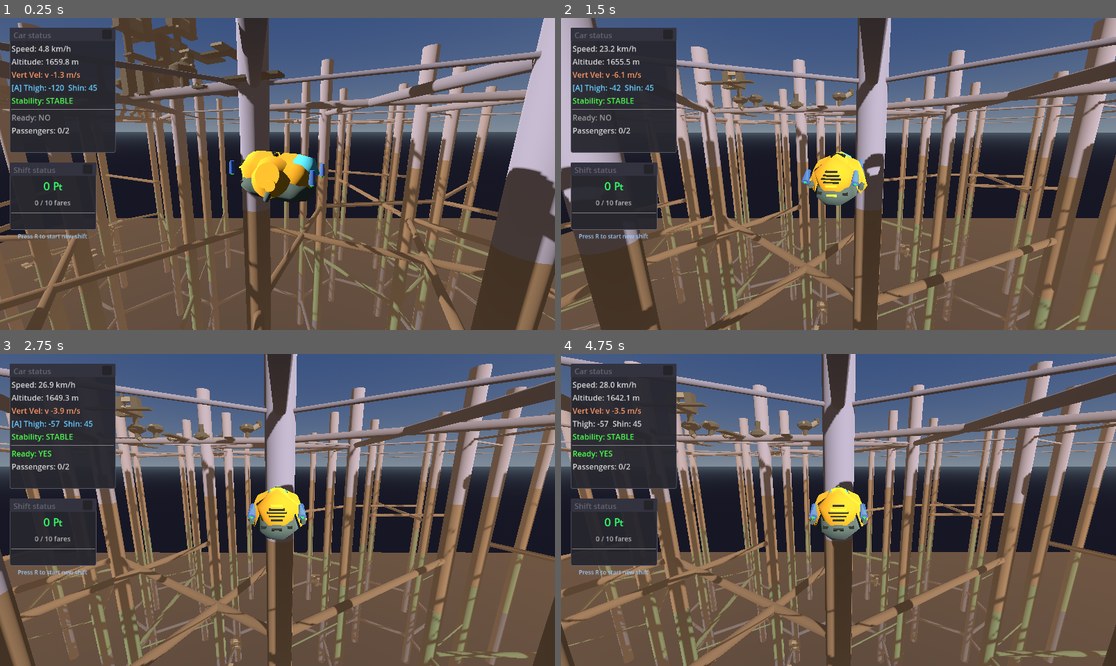
Above: before the commit, frames 1-4 (two rows, left to right).
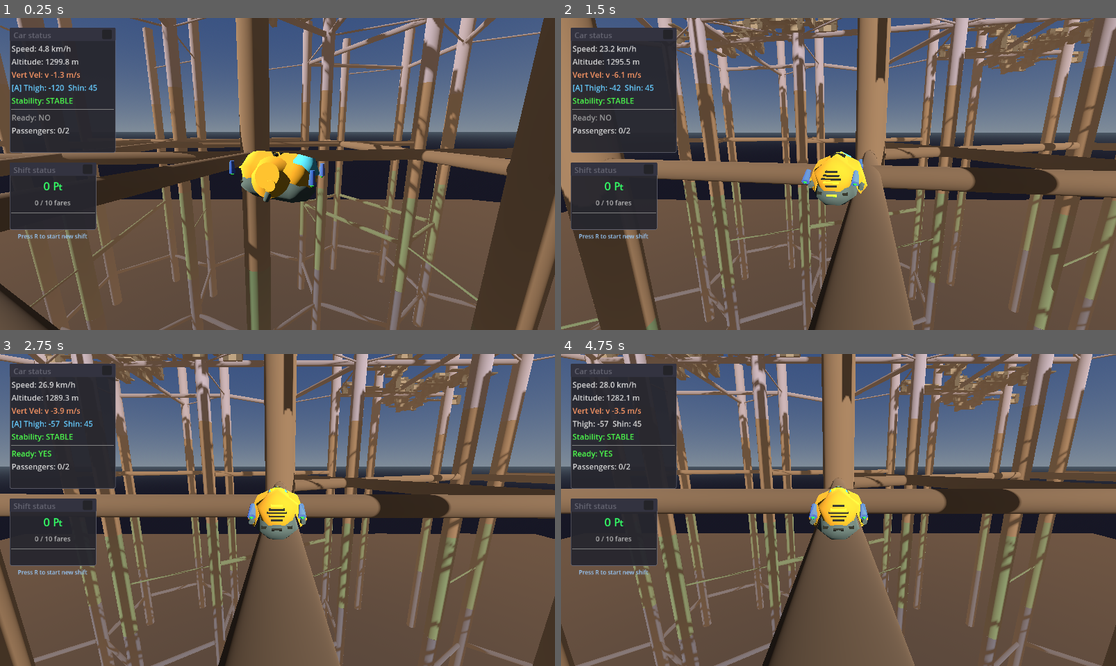
Above: after the commit, the same moments.

Repository: TaxiService/fcar
Game: Godot game, scene res://city/city_test.tscn
Same seed, same stepped clock (60 frames per second), same inputs: the game is played once before the commit and once after it.
Inputs (mouse positions are in pixels of both pictures, inside the frame that each line leads up to):
- Up to frame 1 (0.25 s): no input
- Up to frame 2 (1.5 s): tap R (toggle_ready_for_fares) at 0.5, 1.25 s; move the mouse to (866, 174) at 0.52 s; hold C (crouch) 0.53-1.28 s; hold W (forward) from 0.53 s (still down); click (866, 174) at 0.67 s; tap Space (jump) at 0.77 s; move the mouse to (810, 174) at 1.27 s; tap T (eject_passengers) at 1.35 s
- Up to frame 3 (2.75 s): keep holding W (forward); tap Space (jump) at 1.52 s; tap R (toggle_ready_for_fares) at 2 s; move the mouse to (288, 503) at 2.02 s; tap V (toggle_auto_hover) at 2.1 s
- Up to frame 4 (4.75 s): keep holding W (forward); tap R (toggle_ready_for_fares) at 2.75, 3.5, 3.6, 4.25 s; move the mouse to (832, 516) at 2.77 s; tap Ctrl (toggle_com_compensation) at 2.85 s; click (832, 516) at 2.92 s; tap Space (jump) at 3.02, 3.77, 4.52 s; move the mouse to (877, 513) at 3.52 s; move the mouse to (794, 506) at 4.27 s; tap Alt at 4.35 s

The runs differ from the first frame. In frame 1, 35% of the frame differs, in the area x 0-100%, y 0-100%; in frame 2, 42%; in frame 3, 42%; in frame 4, 42%.

Commit message:
various tests and tweaks to building generation

Diff:
--- a/city/BuildingGenerator.gd
+++ b/city/BuildingGenerator.gd
@@ -57,7 +57,7 @@
 	print("  Overlap rejects: %d" % _overlap_rejects)
 	print("  No anchor rejects: %d" % _no_anchor_rejects)
 	print("  Size filter rejects: %d" % _size_filter_rejects)
-	print("  Max depth reached: %d times" % _max_depth_reached)
+	print("  Max depth (%d) reached: %d times" % [max_growth_depth, _max_depth_reached])
 
 
 func _load_block_library():
--- a/city/CityGenerator.gd
+++ b/city/CityGenerator.gd
@@ -48,20 +48,20 @@
 	"dagger": [[0, 3], [1, 5]], # typographic dagger
 	"dagger_strk": [[0, 3], [1, 5], [2, 4]], # double dagger
 	"tri_norm": [[0, 2], [2, 4], [4, 0]], # a triangle
-	"tri_strk": [[1, 3], [3, 5], [5, 1], [2, 4]], # a triangle struck by a line
-	"zed_strk": [[0, 3], [1, 2], [4, 5], [5, 2]], # a Z shape struck by a line
-	"rect": [[0, 1], [1, 3], [3, 4], [4, 0]], # a rectangle
-	"kite": [[0, 2], [2, 4] , [4, 5], [5, 0]], # a kite
+	"tri_strk": [[1, 3], [3, 5], [1, 5], [2, 4]], # a triangle struck by a line
+	"zed_strk": [[0, 3], [1, 2], [4, 5], [2, 5]], # a Z shape struck by a line
+	"rect": [[0, 1], [1, 3], [3, 4], [0, 4]], # a rectangle
+	"kite": [[0, 2], [2, 4] , [4, 5], [0, 5]], # a kite
 
 }
 
 # Per-biome crosslink pattern weights (index = biome, from bottom to top)
 # Each biome has a dictionary of pattern_name: weight for weighted random selection
 @export var biome_crosslink_patterns: Array[Dictionary] = [
-	{"full": 1.0, "empty": 0.5},  # biome 0 (bottom)
-	{"empty": 2.0, "single": 1.0, "rect":1.0, "tri-norm":0.5, "tri-strk":0.5,},  # biome 1
-	{"empty": 2.0, "single": 1.0, "cross":1.0, "dagger":0.5, "dagger_strk":0.5},  # biome 2
-	{"empty": 2.0, "zed_strk": 1.0, "kite":1.0, "dagger_strk":0.5, "cross":0.5},  # biome 3 (top)
+	{"full": 1.0, "empty": 0.5, "tri-norm": 0.5},  # biome 0 (bottom)
+	{"empty": 1.0, "single": 1.0, "rect":1.0, "tri-norm":1.0, "tri-strk":1.0},  # biome 1
+	{"empty": 1.0, "single": 1.0, "cross":1.0, "dagger":1.0, "dagger_strk":1.0},  # biome 2
+	{"empty": 1.0, "zed_strk": 1.0, "kite":1.0, "dagger_strk":1.0, "cross":1.0},  # biome 3 (top)
 ]
 
 # Visual settings
--- a/city/building/antenna1.tscn
+++ b/city/building/antenna1.tscn
@@ -50,9 +50,9 @@
 [node name="Conn_Plug_Large" type="Marker3D" parent="."]
 transform = Transform3D(1, 0, 0, 0, -4.371139e-08, -1, 0, 1, -4.371139e-08, 0, -2, 0)
 script = ExtResource("3_82kfg")
-size_small = true
 size_medium = false
 is_socket = false
+ignores_collision = true
 
 [node name="Conn_Socket_Medium2" type="Marker3D" parent="."]
 transform = Transform3D(-1, 0, -8.742278e-08, 0, 1, 0, 8.742278e-08, 0, -1, 0, 0, -2)
@@ -60,3 +60,4 @@
 size_small = true
 size_medium = false
 is_socket = false
+ignores_collision = true
--- a/city/building/antenna2.tscn
+++ b/city/building/antenna2.tscn
@@ -60,9 +60,9 @@
 [node name="Conn_Plug_Large" type="Marker3D" parent="."]
 transform = Transform3D(1, 0, 0, 0, -4.371139e-08, -1, 0, 1, -4.371139e-08, 0, -1.6376082, 0)
 script = ExtResource("4_5g2un")
-size_small = true
 size_medium = false
 is_socket = false
+ignores_collision = true
 
 [node name="Conn_Socket_Medium2" type="Marker3D" parent="."]
 transform = Transform3D(-1, 0, -8.742278e-08, 0, 1, 0, 8.742278e-08, 0, -1, 0, 0, -2)
@@ -70,3 +70,4 @@
 size_small = true
 size_medium = false
 is_socket = false
+ignores_collision = true
--- a/city/building/volume_med.tscn
+++ b/city/building/volume_med.tscn
@@ -54,9 +54,11 @@
 bounds_size = Vector3(25, 0, 15)
 
 [node name="CollisionShape3D" type="CollisionShape3D" parent="."]
+transform = Transform3D(1, 0, 0, 0, 1, 0, 0, 0, 1, 0, 30, 0)
 shape = SubResource("BoxShape3D_5dwv6")
 
 [node name="MeshInstance3D" type="MeshInstance3D" parent="CollisionShape3D"]
+transform = Transform3D(1, 0, 0, 0, 1, 0, 0, 0, 1, 0, -0.01, 0)
 mesh = SubResource("BoxMesh_nrjh1")
 skeleton = NodePath("../..")
 
@@ -125,62 +127,62 @@
 is_plug = false
 
 [node name="Conn_Plug_Medium" type="Marker3D" parent="."]
-transform = Transform3D(-4.371139e-08, 0, 1, 0, 1, 0, -1, 0, -4.371139e-08, 42.5, 45, 0)
+transform = Transform3D(-4.371139e-08, 0, 1, 0, 1, 0, -1, 0, -4.371139e-08, 45, 30, 0)
 script = ExtResource("4_3boio")
 size_large = true
 
 [node name="Conn_Plug_Medium2" type="Marker3D" parent="."]
-transform = Transform3D(-4.371139e-08, 0, -1, 0, 1, 0, 1, 0, -4.371139e-08, -42.5, 45, 0)
+transform = Transform3D(-4.371139e-08, 0, -1, 0, 1, 0, 1, 0, -4.371139e-08, -45, 30, 0)
 script = ExtResource("4_3boio")
 size_large = true
 
 [node name="Conn_Socket_Medium" type="Marker3D" parent="."]
-transform = Transform3D(1, 0, 0, 0, 1, 0, 0, 0, 1, 30, 0, 15)
+transform = Transform3D(1, 0, 0, 0, 1, 0, 0, 0, 1, 30, 30, 15)
 script = ExtResource("4_3boio")
 size_small = true
 is_plug = false
 
 [node name="Conn_Socket_Medium3" type="Marker3D" parent="."]
-transform = Transform3D(1, 0, 0, 0, 1, 0, 0, 0, 1, -30, 0, 15)
+transform = Transform3D(1, 0, 0, 0, 1, 0, 0, 0, 1, -30, 30, 15)
 script = ExtResource("4_3boio")
 size_small = true
 is_plug = false
 
 [node name="Conn_Socket_Medium2" type="Marker3D" parent="."]
-transform = Transform3D(-1, 0, -8.742278e-08, 0, 1, 0, 8.742278e-08, 0, -1, 30, 0, -15)
+transform = Transform3D(-1, 0, -8.742278e-08, 0, 1, 0, 8.742278e-08, 0, -1, 30, 30, -15)
 script = ExtResource("4_3boio")
 size_small = true
 is_plug = false
 
 [node name="Conn_Socket_Medium4" type="Marker3D" parent="."]
-transform = Transform3D(-1, 0, -8.742278e-08, 0, 1, 0, 8.742278e-08, 0, -1, -30, 0, -15)
+transform = Transform3D(-1, 0, -8.742278e-08, 0, 1, 0, 8.742278e-08, 0, -1, -30, 30, -15)
 script = ExtResource("4_3boio")
 size_small = true
 is_plug = false
 
 [node name="Conn_Socket_Medium5" type="Marker3D" parent="."]
-transform = Transform3D(-1, 0, -8.742278e-08, 0, 1, 0, 8.742278e-08, 0, -1, 30, 30, -12.5)
+transform = Transform3D(-1, 0, -8.742278e-08, 0, 1, 0, 8.742278e-08, 0, -1, 30, 45, -12.5)
 script = ExtResource("4_3boio")
 size_small = true
 size_medium = false
 is_plug = false
 
 [node name="Conn_Socket_Medium6" type="Marker3D" parent="."]
-transform = Transform3D(-1, 0, -8.742278e-08, 0, 1, 0, 8.742278e-08, 0, -1, -30, 30, -12.5)
+transform = Transform3D(-1, 0, -8.742278e-08, 0, 1, 0, 8.742278e-08, 0, -1, -30, 45, -12.5)
 script = ExtResource("4_3boio")
 size_small = true
 size_medium = false
 is_plug = false
 
 [node name="Conn_Socket_Medium7" type="Marker3D" parent="."]
-transform = Transform3D(1, 0, 0, 0, 1, 0, 0, 0, 1, 30, 30, 12.5)
+transform = Transform3D(1, 0, 0, 0, 1, 0, 0, 0, 1, 30, 45, 12.5)
 script = ExtResource("4_3boio")
 size_small = true
 size_medium = false
 is_plug = false
 
 [node name="Conn_Socket_Medium8" type="Marker3D" parent="."]
-transform = Transform3D(1, 0, 0, 0, 1, 0, 0, 0, 1, -30, 30, 12.5)
+transform = Transform3D(1, 0, 0, 0, 1, 0, 0, 0, 1, -30, 45, 12.5)
 script = ExtResource("4_3boio")
 size_small = true
 size_medium = false
--- a/city/city_test.tscn
+++ b/city/city_test.tscn
@@ -50,34 +50,13 @@
 [node name="CityGenerator" type="Node3D" parent="."]
 script = ExtResource("1_generator")
 hex_edge_length = 420.0
-grid_rings = 3
+grid_rings = 2
 spire_radius = 30.0
-biome_crosslink_patterns = Array[Dictionary]([{
-"empty": 0.5,
-"full": 1.0
-}, {
-"empty": 1.5,
-"rect": 1.0,
-"single": 1.0,
-"tri-norm": 0.5,
-"tri-strk": 0.5
-}, {
-"cross": 1.0,
-"dagger": 0.5,
-"dagger_strk": 0.5,
-"empty": 1.0,
-"single": 1.0
-}, {
-"cross": 0.5,
-"dagger_strk": 0.5,
-"empty": 2.5,
-"kite": 1.0,
-"zed_strk": 1.0
-}])
 building_seed_spacing = 60.0
 building_seed_probability = 0.8
 building_max_depth = 7
-building_branch_chance = 0.8
+building_branch_chance = 1.0
 building_max_total = 1260
+fcar_spawn_height = 1300.0
 
 [node name="FreeCam" parent="." instance=ExtResource("3_ao2hm")]
